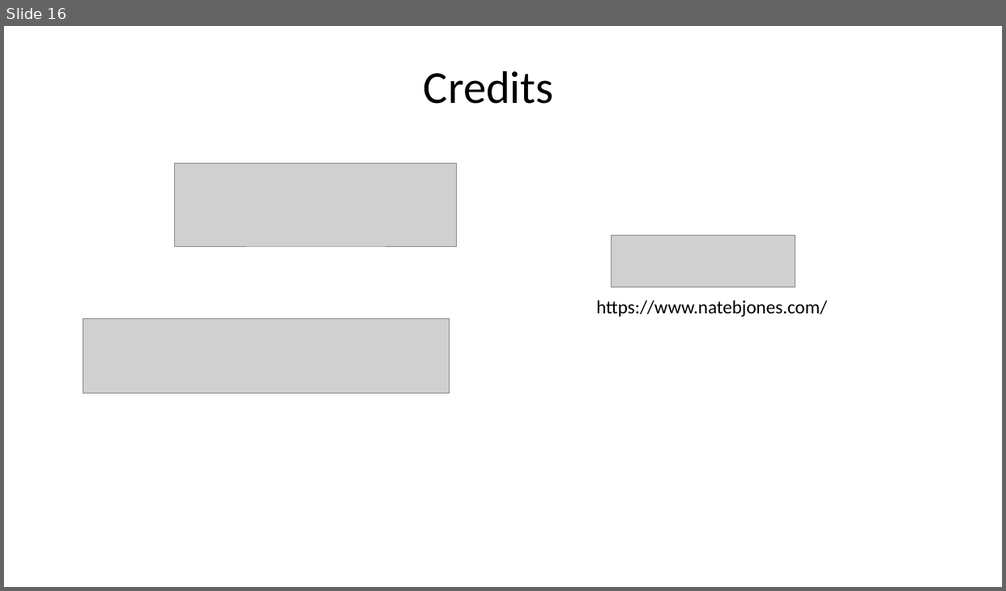
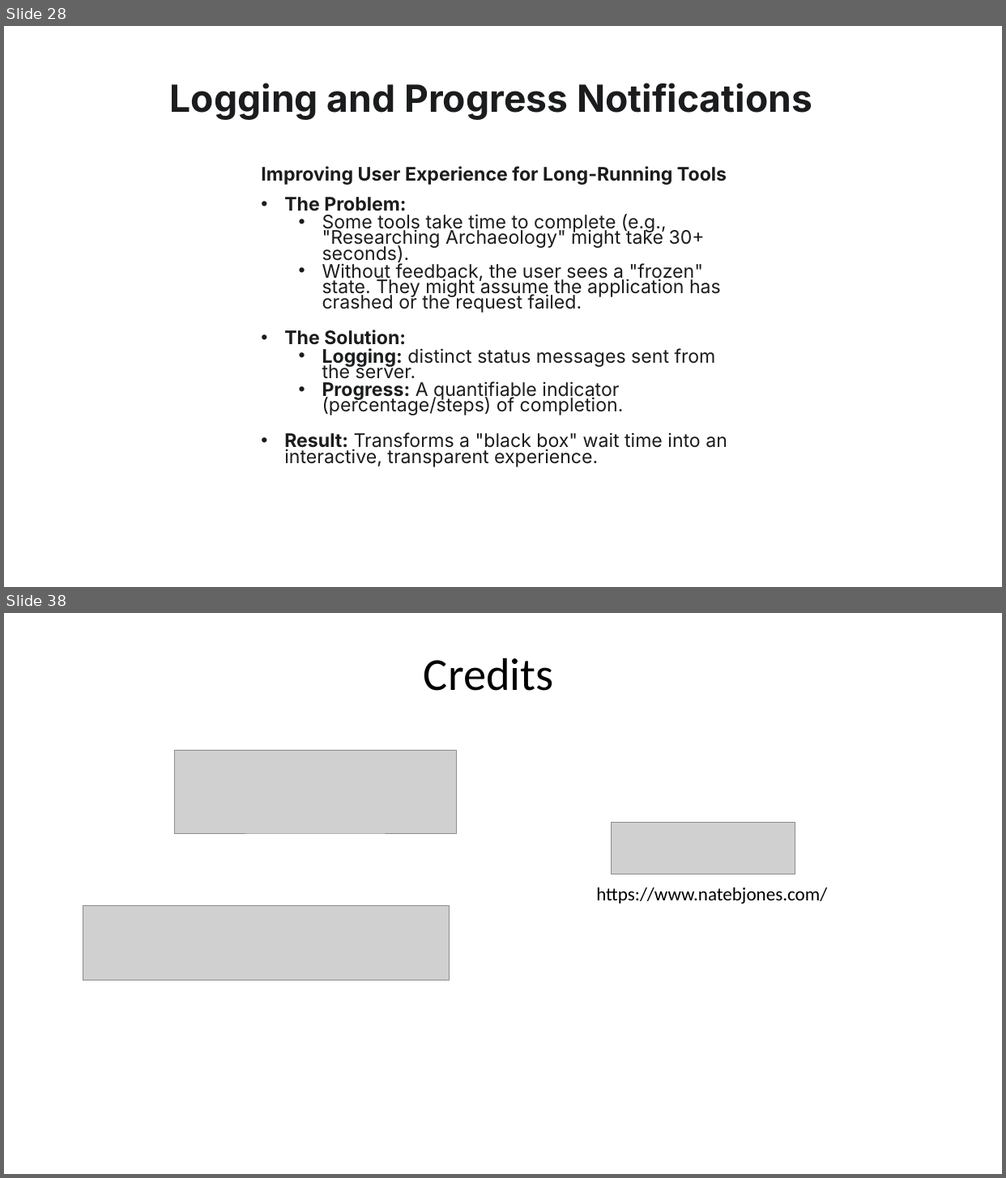
Before and after one commit to tniccum21/LLM_Class, a slide deck: Week10/Week10.pptx. Shown one above the other, each under a label of ours: slide 16 before the commit, slides 28 and 38 after it; the slides between them are not shown. The pictures are 1006x591 and 1006x1178 pixels, drawn with LibreOffice and Linux fonts; fonts in the diff are those of the drawing; grey boxes stand for pictures; background and template pictures are left out. Boxes give left, top, right and bottom in pixels: in the first picture for what was removed or moved away, otherwise in the second. Text is boxed around its words. In the diff, an @@ line names an element or a change of style, - is before the commit and + after.

```diff
--- a/Week10/Week10.pptx
+++ b/Week10/Week10.pptx
@@ slide 28 added at (4,26,1002,587), background picture (left out) @@
@@ text added at (170,83,812,120), 36 pt, text #1A1C1E, bold @@
+Logging and Progress Notifications
@@ text added at (261,166,727,452), 18 pt, text #1A1C1E @@
+Improving User Experience for Long-Running Tools
+• The Problem:
+  • Some tools take time to complete (e.g., "Researching Archaeology" might take 30+ seconds).
+  • Without feedback, the user sees a "frozen" state. They might assume the application has crashed or the request failed.
+• The Solution:
+  • Logging: distinct status messages sent from the server.
+  • Progress: A quantifiable indicator (percentage/steps) of completion.
+• Result: Transforms a "black box" wait time into an interactive, transparent experience.
@@ what was slide 16 is now slide 38 @@
```
Also in this commit, not shown: 1 slide changed, 32 other slides added, 11 slides removed, 11 other files.
